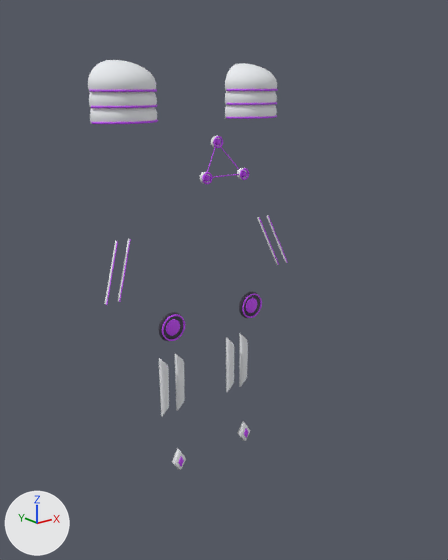
The OBJ model ArtSource/Heroes/ConceptModels/Ione-new-parts.obj: old version first, new version second.
Both versions are drawn from a 50 mm lens placed at (-1.087, -1.541, 1.642), pointed at (0.066, -0.099, 1.065). The axes (+X, +Y, +Z) are drawn at lower left. The lights are the same throughout. The first picture is the older version. Where no turn or scale is listed for an object, it has been applied to the vertices. Vertices at exactly the same position are counted once.

In view in the first picture: 'Ione-new-parts'.
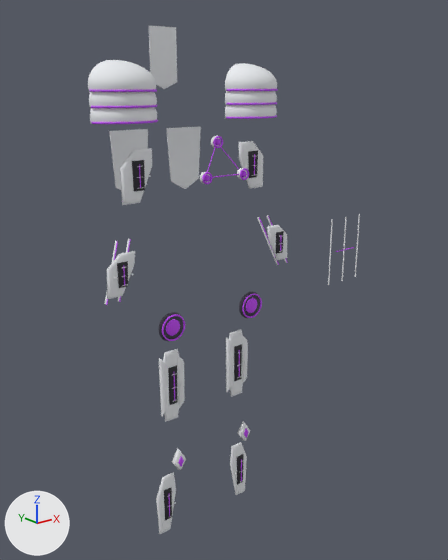
Edits to the bpy script that builds the scene:
```text
Add mat_ione_surface_0:
    mat_ione_surface_0 = principled_material('Ione_surface_0')
    mat_ione_surface_0.base_color = (0.018, 0.019, 0.026)  # black #24262d
    mat_ione_surface_0.roughness = 0.7
Change me_ione_new_parts:
    used by ob_ione_new_parts; location = (0.0, 0.0, 0.0)
    remove me_ione_new_parts.from_pydata(...)  # 7480 vertices, 14388 faces; spans x -0.344..0.344, y -0.196..0.008, z 0.478..1.707
    add me_ione_new_parts.from_pydata(...)  # 9024 vertices, 17132 faces; spans x -0.344..0.403, y -0.346..0.17, z 0.228..1.807
    me_ione_new_parts part 1: 534 vertices added at x -0.167..0.338, y -0.117..0.17, z 1.089..1.807
    me_ione_new_parts part 2: 174 vertices added at x -0.171..0.171, y -0.102..-0.082, z 0.641..0.874
    me_ione_new_parts part 3: 174 vertices added at x -0.191..0.191, y -0.09..-0.07, z 0.228..0.437
    me_ione_new_parts part 4: 64 vertices added at x -0.338..-0.157, y -0.112..-0.057, z 1.089..1.477
    me_ione_new_parts part 5: 48 vertices added at x 0.276..0.403, y -0.346..-0.339, z 1.067..1.268
    other edits to the shape of me_ione_new_parts do not show in these pictures
    add me_ione_new_parts.materials.append(mat_ione_surface_0)  # black #24262d
```

What differs and where, as boxes [x1, y1, x2, y2] in the pictures (448 x 560 px):
'Ione-new-parts', reshaped (36% wider, 24% taller)
    before: [88, 60, 288, 470]
    after: [88, 26, 360, 534]
part 1 of me_ione_new_parts, added
    after: [109, 26, 287, 260]
part 2 of me_ione_new_parts, added
    after: [159, 329, 246, 422]
part 3 of me_ione_new_parts, added
    after: [156, 442, 247, 534]
part 4 of me_ione_new_parts, added
    after: [107, 148, 152, 299]
part 5 of me_ione_new_parts, added
    after: [328, 214, 360, 285]
